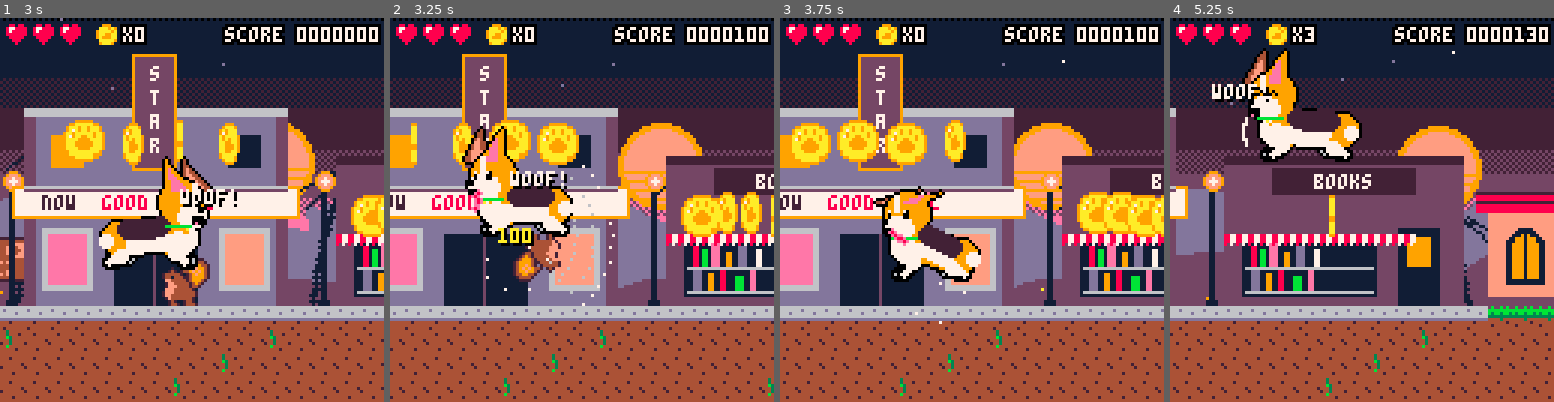
Above: before the commit, frames 1-4 (left to right).
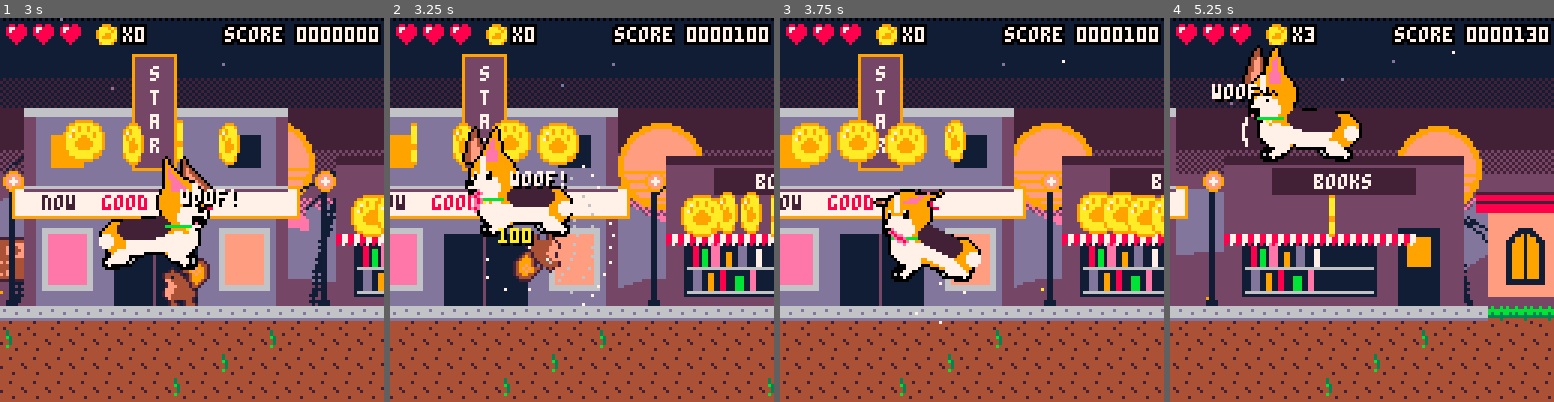
Above: after the commit, the same moments.

Repository: drachis/carts
Game: PICO-8 cartridge proj/loretta/loretta.p8
Same seed, same stepped clock (60 frames per second), same inputs: the game is played once before the commit and once after it.
Inputs:
- Up to frame 1 (3 s): tap X (X key) at 0.33, 1.07, 1.85, 2.97 s; tap O (Z key) at 0.7, 1.7, 2.1, 2.5, 2.9 s; hold Right 1.6-2.1 s; hold Up 2.15-2.42 s; hold Right from 2.47 s (still down)
- Up to frame 2 (3.25 s): release Right at 3.03 s; hold Left from 3.08 s (still down)
- Up to frame 3 (3.75 s): tap O (Z key) at 3.3, 3.7 s; release Left at 3.58 s; hold Down from 3.63 s (still down)
- Up to frame 4 (5.25 s): release Down at 3.97 s; hold Right 4.02-4.68 s; tap X (X key) at 4.08, 5.2 s; tap O (Z key) at 4.1, 4.5, 4.9 s; hold Up 4.73-5.03 s; hold Left from 5.08 s (still down)

Frame 1 is identical in both runs. In frame 2, 0.5% of the frame differs, in the area x 18-31%, y 28-36%; in frame 3, less than 0.1%; in frame 4, 0.6%, in the area x 18-32%, y 7-16%.

Commit message:
loretta: a test that turning round swings her head through facing the camera (turn_1..3 pictures); ear lean follows the head's turn. Known: the ears still whip sideways mid-turn
Co-Authored-By: Claude Opus 5.5 <noreply@anthropic.com>

Diff:
--- a/proj/loretta/loretta.lua
+++ b/proj/loretta/loretta.lua
@@ -175,7 +175,7 @@
  for i,ear in ipairs(hero.ears) do
   local around=turn+(i*2-3)*0.14
   ear.bx,ear.by,ear.depth=hx-5.5*sin(around),hy-5,cos(around)
-  follow(ear,ear.bx,ear.by,ear_length,ear_damp,ear_gravity,ear.bx-hero.facing*(lying and 9 or fast and 4 or 1),ear.by-(lying and 4 or fast and 9 or 10),ear_spring)
+  follow(ear,ear.bx,ear.by,ear_length,ear_damp,ear_gravity,ear.bx-turn/head_turn*(lying and 9 or fast and 4 or 1),ear.by-(lying and 4 or fast and 9 or 10),ear_spring)
  end
  local x,y=hx-7.5*sin(turn),hy+6
  for i,link in ipairs(hero.tongue) do
--- a/proj/loretta/tests/test_poses.lua
+++ b/proj/loretta/tests/test_poses.lua
@@ -3,6 +3,16 @@
 -- pretty (pose_sit), her ears standing at rest at their length, and a film strip of her trot (gait_1..6).
 
 cases={
+ {
+  name="turning round, her head swings through facing the camera",buttons={},frames=12,every_frame=true,
+  setup=function() arena(40) hero.facing,result.frame,result.front=-1,0,false end,
+  each=function()
+   result.frame+=1
+   if abs(hero.turn)<0.02 then result.front=true end
+   if result.frame%3==0 then dump_screen("turn_"..result.frame\3) end
+  end,
+  check=function() return result.front and hero.turn<0,"passed the front "..tostr(result.front)..", turn "..hero.turn end,
+ },
  {
   name="her ears stand up at rest, sweep back running and stay their length",buttons={},frames=60,
   setup=function() arena(16) end,
